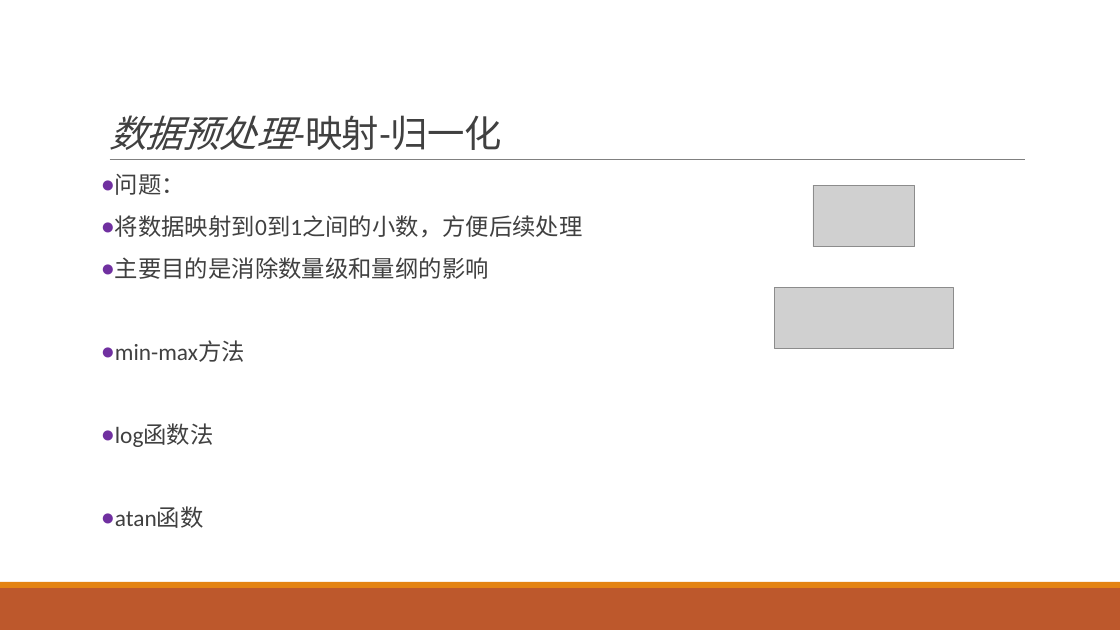
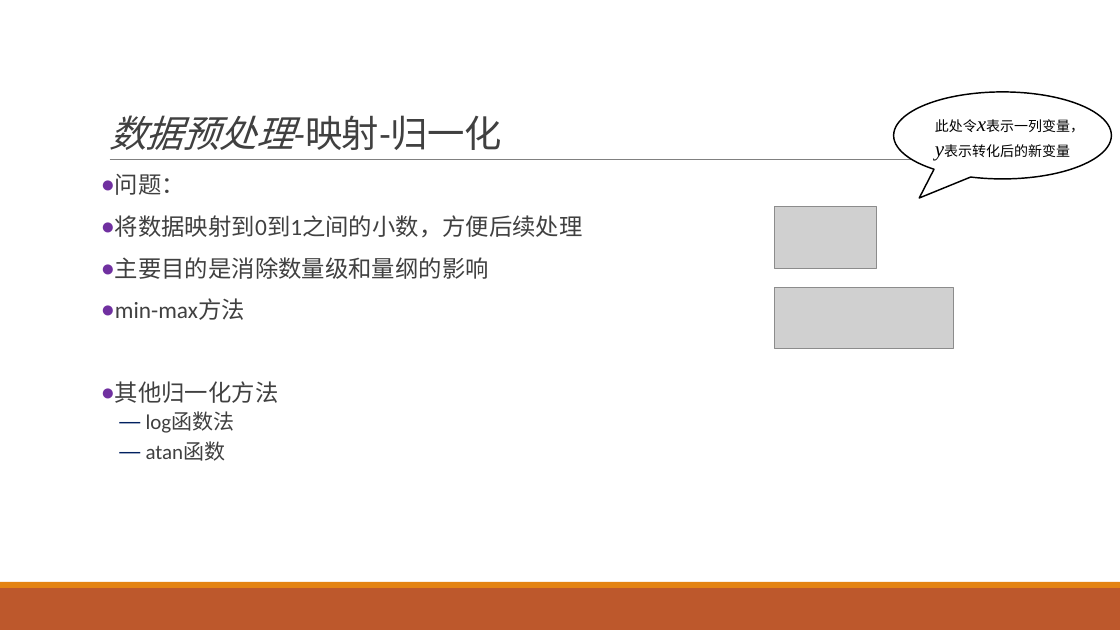
Before and after one commit to exoplanetX/DataAnalytics, a slide deck: slide 10 of 数据分析-3-探索性分析.pptx (slide 9 before the commit). Drawn at 1120x630 pixels with LibreOffice and Linux fonts; fonts in the diff are those of the drawing; grey boxes stand for pictures. Boxes give left, top, right and bottom in pixels: in the first picture for what was removed or moved away, otherwise in the second. Text is boxed around its words. In the diff, an @@ line names an element or a change of style, - is before the commit and + after.

```diff
--- a/数据分析-3-探索性分析.pptx
+++ b/数据分析-3-探索性分析.pptx
@@ speech bubble added at (894,92,1112,179), fill #FFFFFF, outline #000000 1.25 pt, 12 pt, text #000000 @@
+此处令x表示一列变量，y表示转化后的新变量
@@ picture: place and size @@
-picture at (813,186,915,247)
+picture at (775,207,876,268)
@@ text at (115,381,279,403): paragraph added @@
+● 其他归一化方法
@@ text at (146,411,235,461): size 20 to 18 pt in "log函数法", "atan函数"; bullet ● to —; list level 1 to 2 in "log函数法"; bullet colour #7030A0 to #002060; list level 1 to 2 in "atan函数" @@
```
Also in this commit, not shown: 17 other slides changed, 5 slides added, 2 slides removed.
